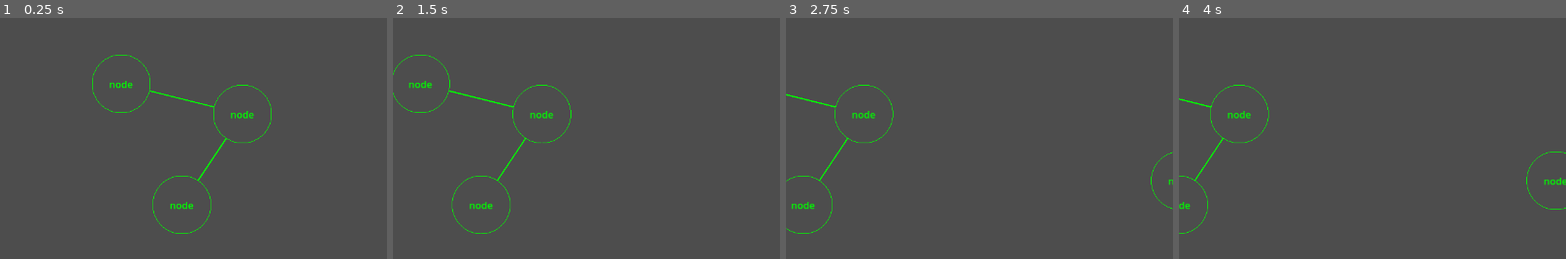
Above: before the commit, frames 1-4 (left to right).
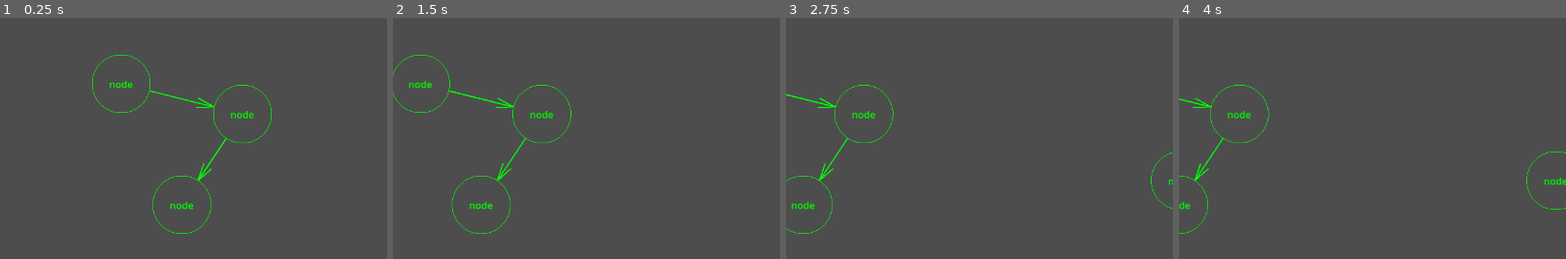
Above: after the commit, the same moments.

Repository: radomirbosak/poietic-playground
Game: Godot game, scene res://main.tscn
Two runs of this game, one before a commit and one after it. Both use one fixed random seed, a clock stepped at 60 frames per second and the inputs below.
Inputs (mouse positions are % of the whole screen's width and height, from its top left):
- Up to frame 1 (0.25 s): no input
- Up to frame 2 (1.5 s): tap Enter at 0.5 s; move the mouse to (72, 45) at 0.52 s; hold Right (pan-right) 0.53-1.25 s; hold A (add-node) 0.53-1.25 s; click (72, 45) at 0.67 s; drag from (30, 55) to (45, 70) at 1.27 s
- Up to frame 3 (2.75 s): tap Space at 2 s; move the mouse to (60, 28) at 2.02 s; hold Right (pan-right) from 2.03 s (still down); hold Backspace (delete) from 2.03 s (still down)
- Up to frame 4 (4 s): release Right (pan-right) at 2.75 s; release Backspace (delete) at 2.75 s; drag from (45, 70) to (20, 35) at 2.77 s; tap Enter at 3.5 s; move the mouse to (80, 65) at 3.52 s; hold Left (pan-left) from 3.53 s (still down); hold A (add-node) from 3.53 s (still down)
The pictures show only the part of the screen within x 0-50%, y 11-61%; the shares and areas given below are measured in that part.

The runs differ from the first frame. In frame 1, 0.1% of the frame differs, in the area x 50-56%, y 32-68%; in frame 2, 0.1%; in frame 3, 0.1%; in frame 4, 0.1%.

Commit message:
Added arrow-heads
- Added ShapeCreator - will contain methods for generating shapes,
  computing points of various shapes
- Added head and tail to connector lines

Diff:
--- a/diagram/diagram_connection.gd
+++ b/diagram/diagram_connection.gd
@@ -1,6 +1,10 @@
 class_name DiagramConnection extends Node2D
 
+const default_line_color = Color.GREEN
+
 var line: Line2D
+var arrow_head: Line2D
+var arrow_tail: Line2D
 var origin: DiagramNode
 var target: Node2D
 
@@ -9,10 +13,19 @@
 func _ready():
 	self.line = Line2D.new()
 	self.line.name = "line"
-	self.line.default_color = Color.GREEN
+	self.line.default_color = default_line_color
 	self.line.width = 2.0
 
 	add_child(line)
+
+	arrow_head = Line2D.new()
+	arrow_head.width = 2.0
+	arrow_head.default_color = default_line_color
+	add_child(arrow_head)
+	arrow_tail = Line2D.new()
+	arrow_tail.width = 2.0
+	arrow_tail.default_color = default_line_color
+	add_child(arrow_tail)
 
 @warning_ignore("shadowed_variable")
 func set_connection(origin: DiagramNode, target: Node2D):
@@ -36,19 +49,35 @@
 
 	var radius = origin.shape.radius
 	var origin_inter = intersect_line_with_circle(origin_center,target_center, origin_center, radius)
+
+	var arrow_origin: Vector2
+	var arrow_target: Vector2
+
 	if len(origin_inter) >= 1:
-		line.add_point(to_local(origin_inter[0]))
+		arrow_origin = to_local(origin_inter[0])
 	else:
-		line.add_point(to_local(origin_center))
+		arrow_origin = to_local(origin_center)
 
 	if target is DiagramNode:
 		var target_inter = intersect_line_with_circle(origin_center,target_center, target_center, radius)
 		if len(target_inter) >= 1:
-			line.add_point(to_local(target_inter[0]))
+			arrow_target = to_local(target_inter[0])
 		else:
-			line.add_point(to_local(target_center))
+			arrow_target = to_local(target_center)
 	else:
-		line.add_point(to_local(target_center))
+		arrow_target = to_local(target_center)
+
+	line.add_point(arrow_origin)
+	line.add_point(arrow_target)
+
+	var head = ShapeCreator.arrow_points(arrow_origin, arrow_target, ShapeCreator.ArrowHeadType.STICK, 30)
+	arrow_head.clear_points()
+	if len(head) > 0:
+		for point in head:
+			arrow_head.add_point(point)
+		arrow_head.show()
+	else:
+		arrow_head.hide()
 
 func intersect_line_with_circle(point_a: Vector2, point_b: Vector2, center: Vector2, radius: float) -> Array[Vector2]:
 	# Define the line as a parametric equation: P = line_start + t * (line_end - line_start)
--- /dev/null
+++ b/diagram/shape_creator.gd
@@ -0,0 +1,19 @@
+class_name ShapeCreator extends Node
+
+enum ArrowHeadType {
+	NONE, STICK
+}
+
+static func arrow_points(tail: Vector2, head: Vector2, type: ArrowHeadType, size: float) -> Array[Vector2]:
+	match type:
+		ArrowHeadType.NONE:
+			return []
+		ArrowHeadType.STICK:
+			const angle = (TAU / 360.0) * 15
+			var length = size
+			var line_vector = head - tail
+			var left = line_vector.rotated(angle).normalized() * length
+			var right = line_vector.rotated(-angle).normalized() * length
+			return [head - left, head, head - right]
+		_:
+			return []
